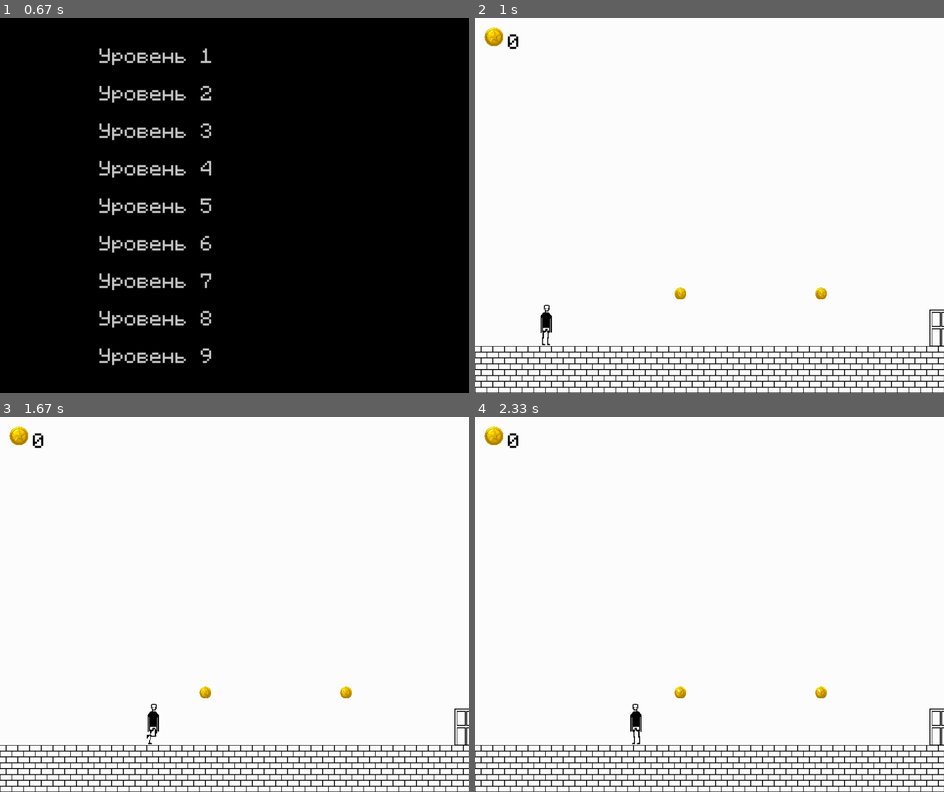
Above: before the commit, frames 1-4 (two rows, left to right).
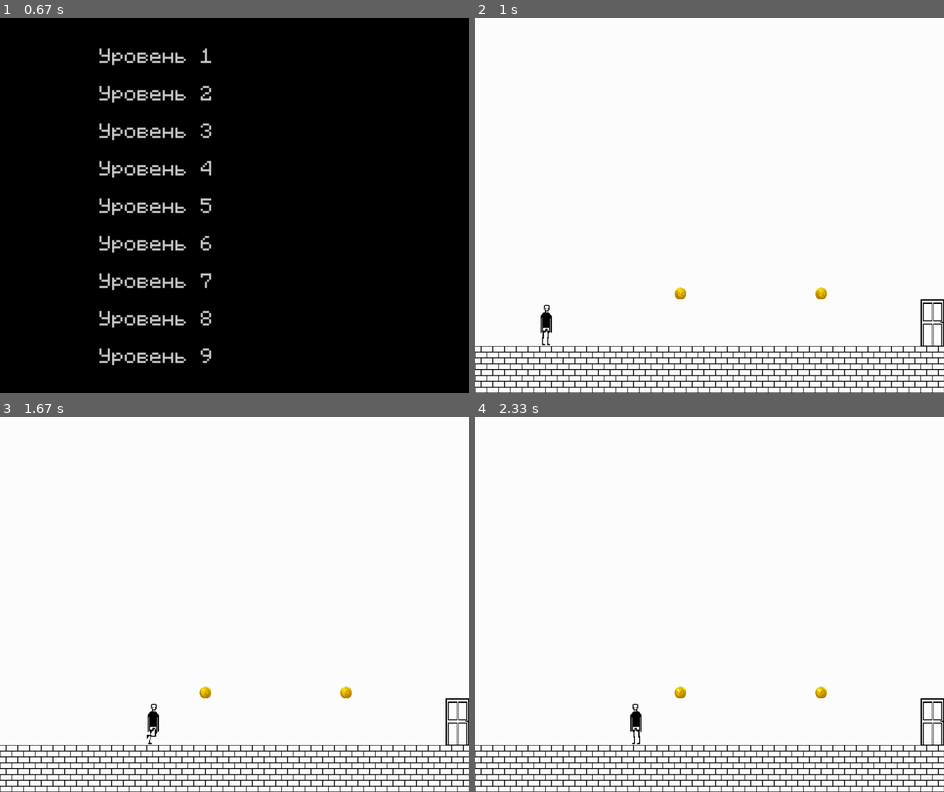
Above: after the commit, the same moments.

Repository: remalQ/pygame-project
Game: pygame game, started from Main.py
Same seed, same stepped clock (60 frames per second), same inputs: the game is played once before the commit and once after it.
Inputs (mouse positions are in pixels of both pictures, inside the frame that each line leads up to):
- Up to frame 1 (0.67 s): click "Начать игру" at 0.38 s
- Up to frame 2 (1 s): click "Уровень 2" at 0.72 s
- Up to frame 3 (1.67 s): hold D 1-1.47 s; move the mouse to (234, 630) at 1.03 s; hold D from 1.55 s (still down); move the mouse to (281, 687) at 1.58 s
- Up to frame 4 (2.33 s): release D at 2.02 s; hold A from 2.05 s (still down); move the mouse to (779, 473) at 2.08 s

Frame 1 is identical in both runs. In frame 2, 0.5% of the frame differs, in the area x 2-100%, y 2-88%; in frame 3, 0.5%; in frame 4, 0.5%.

Commit message:
improved doors

Diff:
--- a/Door.py
+++ b/Door.py
@@ -8,13 +8,24 @@
 
 
 class Door(pygame.sprite.Sprite):
-    ## \brief Конструктор класса
-    #
-    # Инициализирует дверь, загружая изображение и устанавливая ее позицию.
-    # @param x Позиция двери по оси X
-    # @param y Позиция двери по оси Y
     def __init__(self, x, y):
         super().__init__()
-        img = pygame.image.load('Assets/door.png')  # Загружаем изображение двери
-        self.image = pygame.transform.scale(img, (tile_size * 3.5, tile_size * 3.5))  # Масштабируем изображение
+        self.opened_original = pygame.image.load('Assets/opened_door.png')
+        self.closed_original = pygame.image.load('Assets/closed_door.png')
+
+        # Размер двери: 2x4 тайла
+        self.width = tile_size * 2
+        self.height = tile_size * 4
+
+        self.opened = pygame.transform.scale(self.opened_original, (self.width, self.height))
+        self.closed = pygame.transform.scale(self.closed_original, (self.width, self.height))
+
+        self.image = self.opened
         self.rect = self.image.get_rect(bottomleft=(x, y + tile_size * 2))
+
+    def update(self, player=None, coins_group=None):
+        # if player and coins_group and len(coins_group) == 0:
+        #     self.image = self.opened
+        # else:
+        #     self.image = self.closed
+        pass
--- a/Game.py
+++ b/Game.py
@@ -203,14 +203,6 @@
             player_name = "Player"  # Можно запросить имя игрока или использовать сохраненное
             self.records_db.add_record(player_name, completion_time, self.level)
 
-    def draw_coin_counter(self):
-        font = pygame.font.Font("Fonts/Monocraft.otf", 40)
-        text = font.render(str(self.player.coins_collected), True, BLACK)
-
-        # Отрисовываем иконку монеты и число собранных монет
-        self.screen.blit(self.player.coin_image, (20, 20))  # Монета слева сверху
-        self.screen.blit(text, (70, 30))  # Число рядом
-
     ## \brief Основной цикл игры
     #
     # Запускает игровой процесс, обрабатывает события и обновляет экран.
@@ -229,7 +221,6 @@
 
             self.game_over = self.player.update(self.game_over, self.world, self.door_group, self.coin_group, self.screen)
 
-            self.draw_coin_counter()
             self.world.breaking_platform_group.update()
             self.world.hover_visible_platform_group.update()
             self.world.update()
--- a/Platforms/BreakingPlatform.py
+++ b/Platforms/BreakingPlatform.py
@@ -3,7 +3,7 @@
 
 
 class BreakingPlatform(Platform):
-    def __init__(self, x, y, width, height, image=None, break_time=1000):
+    def __init__(self, x, y, width, height, image=None, break_time=300):
         super().__init__(x, y, width, height, image)
 
         self.original_image = self.image.copy()
--- a/Player.py
+++ b/Player.py
@@ -95,8 +95,24 @@
             collected_coins = pygame.sprite.spritecollide(self, coin_group, True)
             self.coins_collected += len(collected_coins)
 
-            if pygame.sprite.spritecollide(self, door_group, False):
-                game_over = 1
+            for door in door_group:
+                if self.rect.colliderect(door.rect):
+                    if door.image == door.opened:
+                        game_over = 1  # Прошел уровень
+                    else:
+                        # Упираемся в дверь (как в обычную стену)
+                        if dx > 0:  # Двигается вправо
+                            dx = door.rect.left - self.rect.right
+                        elif dx < 0:  # Двигается влево
+                            dx = door.rect.right - self.rect.left
+
+                        if dy > 0:  # Падает сверху
+                            dy = door.rect.top - self.rect.bottom
+                            self.vel_y = 0
+                            self.in_air = False
+                        elif dy < 0:  # Прыгает снизу
+                            dy = door.rect.bottom - self.rect.top
+                            self.vel_y = 0
 
             if self.rect.y > HEIGHT:
                 game_over = -1
--- a/World.py
+++ b/World.py
@@ -19,6 +19,7 @@
         self.breaking_platform_group = pygame.sprite.Group()
         self.hover_visible_platform_group = pygame.sprite.Group()
         self.moving_platform_group = pygame.sprite.Group()
+        self.player = player
 
         self.textures = {
             1: pygame.image.load("Assets/platform.png").convert_alpha(),
@@ -58,7 +59,7 @@
                     self.hover_visible_platform_group.add(platform)
 
                 elif tile == 6:
-                    platform = MovingPlatform(x, y, TILE_SIZE, TILE_SIZE, player)
+                    platform = MovingPlatform(x, y, TILE_SIZE, TILE_SIZE, self.player)
                     self.moving_platform_group.add(platform)
 
     def draw(self, screen):
@@ -75,3 +76,6 @@
         for platform in self.breaking_platform_group.sprites() + self.hover_visible_platform_group.sprites() \
                 + self.moving_platform_group.sprites():
             platform.update()
+
+        for door in self.door_group:
+            door.update(self.player, self.coin_group)
Binary file added: Assets/closed_door.png
Binary file removed: Assets/door.png
Binary file removed: Assets/door1.jpg
Binary file removed: Assets/door2.png
Binary file added: Assets/opened_door.png
Binary file changed: Maps/level1.pkl
Binary file changed: game_records.db
